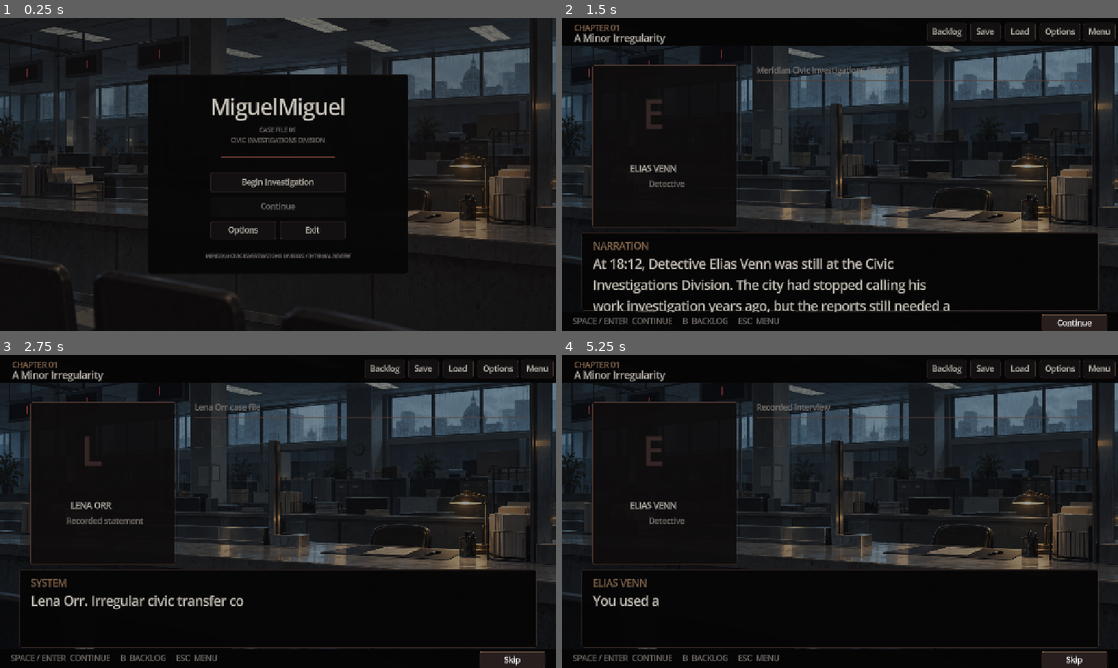
Above: before the commit, frames 1-4 (two rows, left to right).
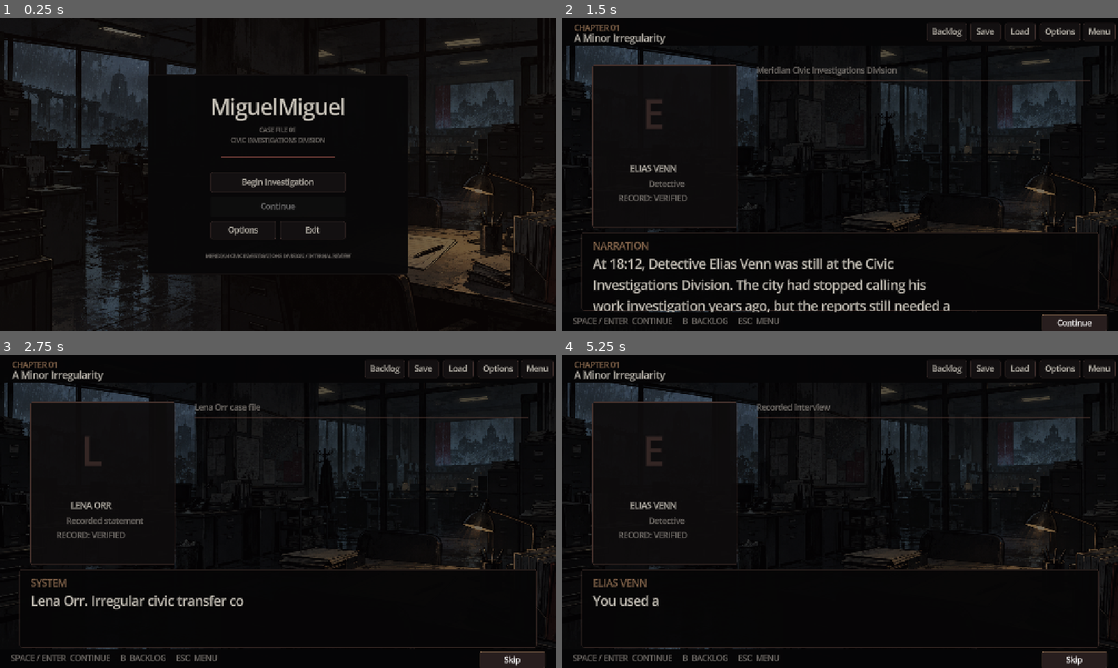
Above: after the commit, the same moments.

Repository: abckids1202/MiguelMiguel
Game: Godot game, scene res://scenes/main.tscn
Same seed, same stepped clock (60 frames per second), same inputs: the game is played once before the commit and once after it.
Inputs:
- Up to frame 1 (0.25 s): no input
- Up to frame 2 (1.5 s): click "Begin Investigation" at 0.5 s; click "Skip" at 1.25 s
- Up to frame 3 (2.75 s): click "Continue" at 2 s
- Up to frame 4 (5.25 s): click "Skip" at 2.75 s; click "Continue" at 3.5 s; click "Skip" at 4.25 s; click "Continue" at 5 s

The runs differ from the first frame. In frame 1, 23% of the frame differs, in the area x 0-100%, y 0-100%; in frame 2, 24%; in frame 3, 24%, in the area x 0-100%, y 8-94%; in frame 4, 24%.

Commit message:
Remake visuals in dark 2D style

Diff:
--- a/scripts/main.gd
+++ b/scripts/main.gd
@@ -28,6 +28,20 @@
 var background: ColorRect
 var background_image: TextureRect
 var background_tint: ColorRect
+var active_background_id := ""
+var background_catalog := {
+    "civic_office_after_hours": "res://assets/backgrounds/bg_civic_office_v2.png",
+    "meridian_revolt_street": "res://assets/backgrounds/bg_meridian_revolt_street.png",
+    "interrogation_split": "res://assets/backgrounds/bg_interrogation_split_v2.png",
+    "meridian_train": "res://assets/backgrounds/bg_meridian_train.png",
+    "detention_entrance": "res://assets/backgrounds/bg_meridian_revolt_street.png",
+    "aranda_apartment_memory": "res://assets/backgrounds/bg_aranda_apartment_memory.png",
+    "memory_lab": "res://assets/backgrounds/bg_memory_lab.png",
+    "measure_archive": "res://assets/backgrounds/bg_measure_archive.png",
+    "evidence_lab": "res://assets/backgrounds/bg_evidence_lab.png",
+    "legal_review": "res://assets/backgrounds/bg_evidence_lab.png",
+    "final_report": "res://assets/backgrounds/bg_final_report.png",
+}
 var title_layer: Control
 var game_layer: Control
 var overlay: ColorRect
@@ -43,6 +57,7 @@
 var portrait_mark: Label
 var portrait_name: Label
 var portrait_role: Label
+var portrait_status: Label
 var speaker_label: Label
 var dialogue_label: Label
 var choice_prompt: Label
@@ -116,7 +131,7 @@
     add_child(background)
 
     background_image = TextureRect.new()
-    background_image.texture = preload("res://assets/backgrounds/bg_civic_office.png")
+    background_image.texture = preload("res://assets/backgrounds/bg_civic_office_v2.png")
     background_image.expand_mode = TextureRect.EXPAND_IGNORE_SIZE
     background_image.stretch_mode = TextureRect.STRETCH_KEEP_ASPECT_COVERED
     background_image.modulate = Color(0.78, 0.84, 0.86, 0.88)
@@ -271,6 +286,11 @@
     portrait_role.size = Vector2(240, 28)
     portrait_role.horizontal_alignment = HORIZONTAL_ALIGNMENT_CENTER
     self.portrait_role = portrait_role
+
+    portrait_status = _label(portrait_panel, "RECORD: VERIFIED", 18, palette.muted)
+    portrait_status.position = Vector2(20, 294)
+    portrait_status.size = Vector2(240, 28)
+    portrait_status.horizontal_alignment = HORIZONTAL_ALIGNMENT_CENTER
 
     mood_label = _label(game_layer, "Meridian", 18, palette.muted)
     mood_label.anchor_left = 0.35
@@ -478,9 +498,59 @@
     portrait_mark.text = portrait.left(1).to_upper()
     portrait_name.text = str(data.get("portrait_name", "ELIAS VENN"))
     portrait_role.text = str(data.get("portrait_role", "Civic Investigations Division"))
+    _set_background(str(data.get("background_id", "civic_office_after_hours")))
+    _set_elias_presence(data)
     var tint: Color = data.get("tint", Color(0.12, 0.10, 0.18, 0.34))
-    background.color = Color(0.026 + tint.r * 0.035, 0.024 + tint.g * 0.030, 0.028 + tint.b * 0.030)
-    background_tint.color = Color(tint.r * 0.42, tint.g * 0.36, tint.b * 0.36, 0.16)
+    background.color = Color(0.026 + tint.r * 0.025, 0.024 + tint.g * 0.022, 0.028 + tint.b * 0.022)
+    background_tint.color = Color(tint.r * 0.34, tint.g * 0.30, tint.b * 0.30, 0.22)
+
+func _set_background(background_id: String) -> void:
+    var requested_path := str(background_catalog.get(background_id, ""))
+    if requested_path.is_empty() or not ResourceLoader.exists(requested_path):
+        push_warning("Missing background asset for '%s'; using civic office fallback." % background_id)
+        requested_path = "res://assets/backgrounds/bg_civic_office_v2.png"
+    var texture := load(requested_path) as Texture2D
+    if texture == null:
+        push_warning("Could not load background '%s'." % requested_path)
+        return
+    if active_background_id == background_id and background_image.texture == texture:
+        return
+    active_background_id = background_id
+    background_image.texture = texture
+    if reduced_motion:
+        background_image.modulate.a = 0.82
+        background_image.position = Vector2.ZERO
+        return
+    background_image.modulate.a = 0.0
+    var fade := create_tween()
+    fade.set_trans(Tween.TRANS_SINE)
+    fade.set_ease(Tween.EASE_OUT)
+    fade.tween_property(background_image, "modulate:a", 0.82, 0.42)
+
+func _set_elias_presence(data: Dictionary) -> void:
+    var portrait := str(data.get("portrait", ""))
+    var chapter := str(data.get("chapter", ""))
+    var loss := 0.0
+    if portrait == "E":
+        if chapter.contains("02"):
+            loss = 0.04
+        elif chapter.contains("03") or chapter.contains("04"):
+            loss = 0.10
+        elif chapter.contains("05") or chapter.contains("06"):
+            loss = 0.17
+        elif chapter.contains("07"):
+            loss = 0.24
+        elif chapter.contains("08") or chapter.contains("09") or chapter == "ENDING":
+            loss = 0.32
+    portrait_panel.modulate = Color(1.0 - loss * 0.20, 1.0 - loss * 0.20, 1.0 - loss * 0.20, 1.0)
+    portrait_mark.modulate = Color(1.0, 1.0, 1.0, 1.0 - loss * 0.45)
+    portrait_name.modulate = Color(1.0, 1.0, 1.0, 1.0 - loss * 0.20)
+    if portrait == "E" and loss >= 0.20:
+        portrait_status.text = "RECORD: PARTIAL"
+        portrait_status.add_theme_color_override("font_color", palette.red)
+    else:
+        portrait_status.text = "RECORD: VERIFIED"
+        portrait_status.add_theme_color_override("font_color", palette.muted)
 
 func _show_line_node(data: Dictionary) -> void:
     choice_prompt.visible = false
@@ -708,6 +778,7 @@
         "portrait_name": portrait_name,
         "portrait_role": portrait_role,
         "tint": tint,
+        "background_id": _background_id_for_scene(scene, mood),
     }
 
 func _choice(id: String, chapter: String, scene: String, choice_id: String, prompt: String, options: Array, mood: String, portrait: String, portrait_name: String, portrait_role: String, tint: Color) -> void:
@@ -723,7 +794,23 @@
         "portrait_name": portrait_name,
         "portrait_role": portrait_role,
         "tint": tint,
+        "background_id": _background_id_for_scene(scene, mood),
     }
+
+func _background_id_for_scene(scene: String, mood: String = "") -> String:
+    match scene:
+        "A Minor Irregularity": return "civic_office_after_hours"
+        "Meridian":
+            if mood.contains("Elevated train") or mood.contains("Message from") or mood.contains("Secure case"):
+                return "meridian_train"
+            return "meridian_revolt_street"
+        "MiguelMiguel", "One Final Question": return "interrogation_split"
+        "A Shared Childhood": return "aranda_apartment_memory"
+        "The First New Memory": return "memory_lab"
+        "Necessary Casualties": return "measure_archive"
+        "Proof": return "evidence_lab"
+        "The Signature", "The Original", "The Continuation", "Two Names", "No Signature": return "final_report"
+        _: return "civic_office_after_hours"
 
 func _option(label: String, next_id: String, effects: Dictionary = {}, hint: String = "", report: String = "") -> Dictionary:
     return {"label": label, "next": next_id, "effects": effects, "hint": hint, "report": report}
Binary file added: assets/backgrounds/bg_aranda_apartment_memory.png
Not shown, added: assets/backgrounds/bg_aranda_apartment_memory.png.import
Binary file added: assets/backgrounds/bg_civic_office_v2.png
Not shown, added: assets/backgrounds/bg_civic_office_v2.png.import
Binary file added: assets/backgrounds/bg_evidence_lab.png
Not shown, added: assets/backgrounds/bg_evidence_lab.png.import
Binary file added: assets/backgrounds/bg_final_report.png
Not shown, added: assets/backgrounds/bg_final_report.png.import
Binary file added: assets/backgrounds/bg_interrogation_split_v2.png
Not shown, added: assets/backgrounds/bg_interrogation_split_v2.png.import
Binary file added: assets/backgrounds/bg_measure_archive.png
Not shown, added: assets/backgrounds/bg_measure_archive.png.import
(and 14 more such lines)
